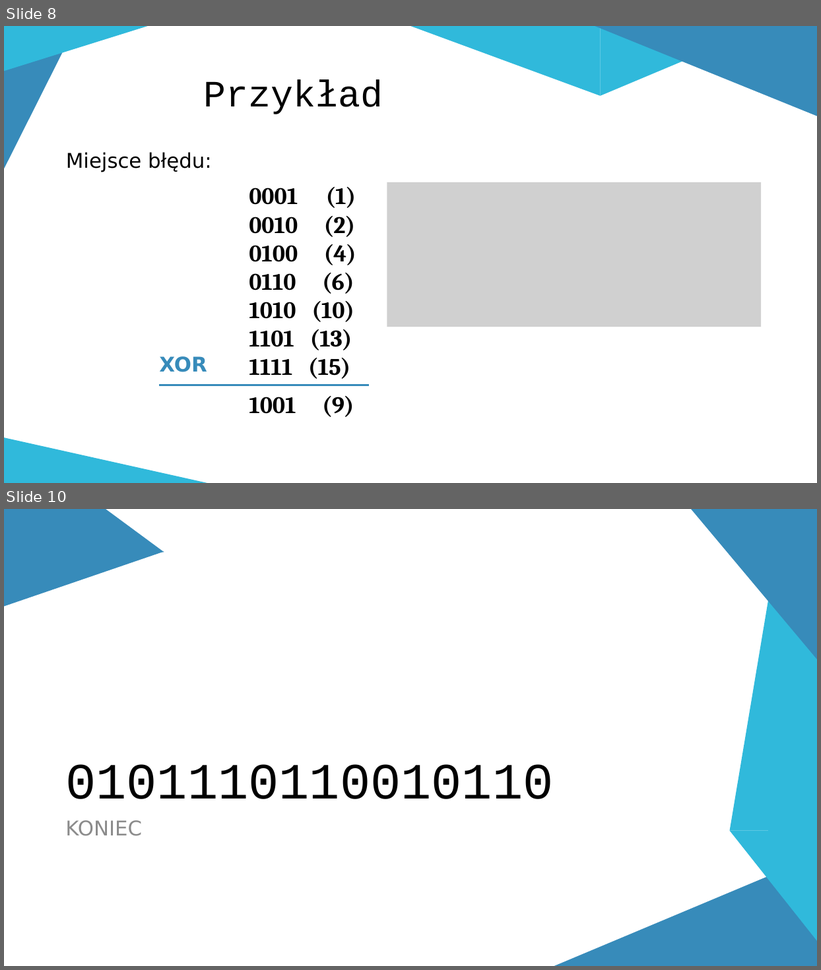
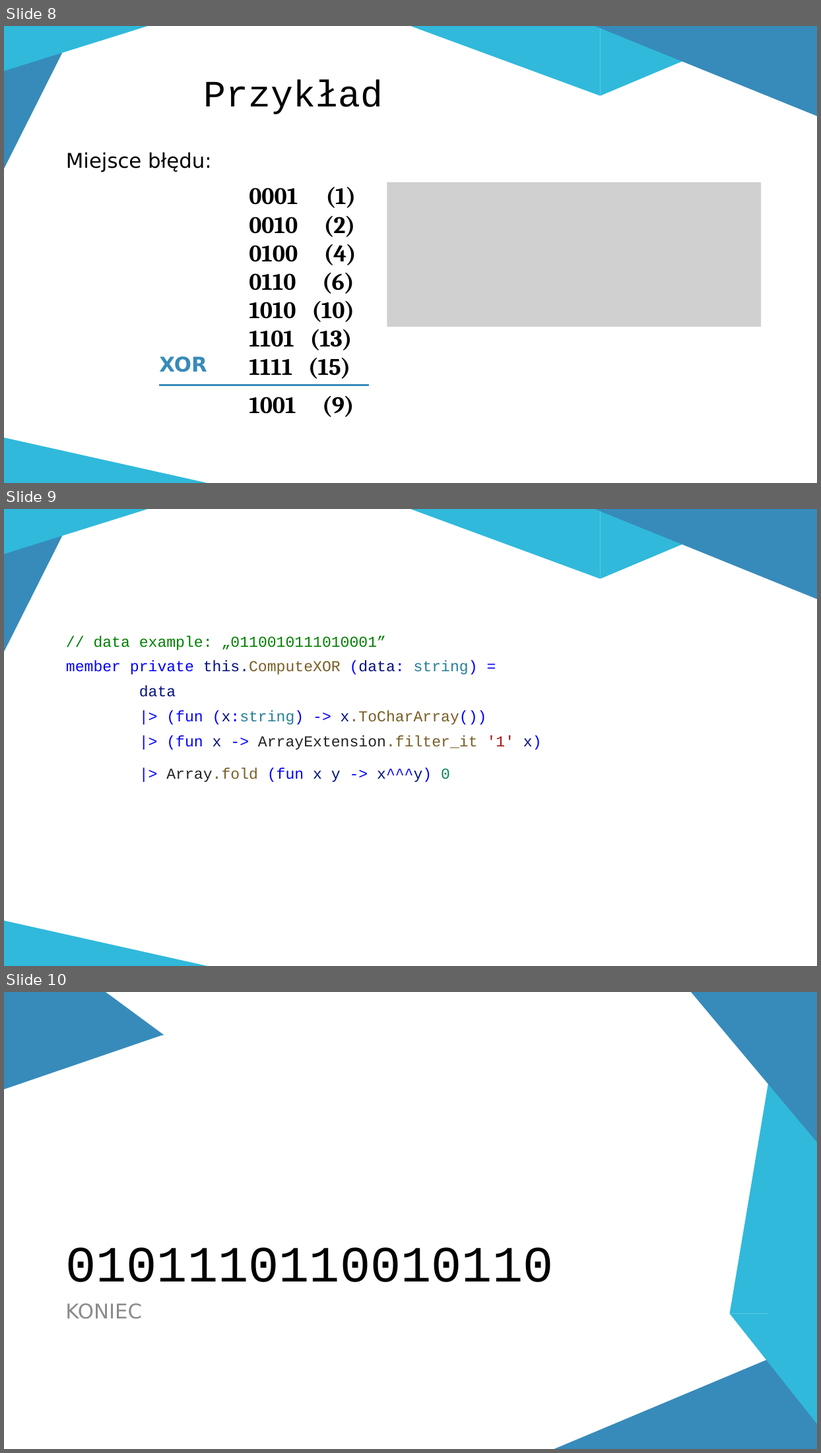
Before and after one commit to zlociu/HammingECC.NET, a slide deck: Hamming.pptx. Shown one above the other, each under a label of ours: slides 8 and 10 before the commit, slides 8, 9 and 10 after it; the slides between them are not shown. The pictures are 821x970 and 821x1453 pixels, drawn with LibreOffice and Linux fonts; fonts in the diff are those of the drawing; grey boxes stand for pictures. Boxes give left, top, right and bottom in pixels: in the first picture for what was removed or moved away, otherwise in the second. Text is boxed around its words. In the diff, an @@ line names an element or a change of style, - is before the commit and + after.

```diff
--- a/Hamming.pptx
+++ b/Hamming.pptx
@@ slide 9 added at [4,509,817,966], background #FFFFFF; not listed: 6 template elements that a slide beside it also shows @@
@@ text added at [66,636,542,782], 18 pt, text #0000FF @@
+// data example: „0110010111010001”
+member private this.ComputeXOR (data: string) =
+data
+|> (fun (x:string) -> x.ToCharArray())
+|> (fun x -> ArrayExtension.filter_it '1' x)
+|> Array.fold (fun x y -> x^^^y) 0
```
Also in this commit, not shown: 1 slide removed, 2 other files.
